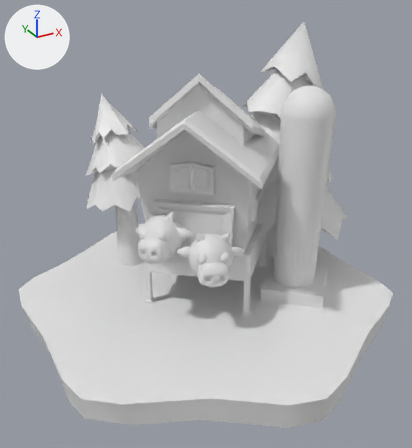
Before and after pictures for a commit that changed the FBX model Assets/Art/Models/Forest Region/Forest_DairyFarm00.fbx.
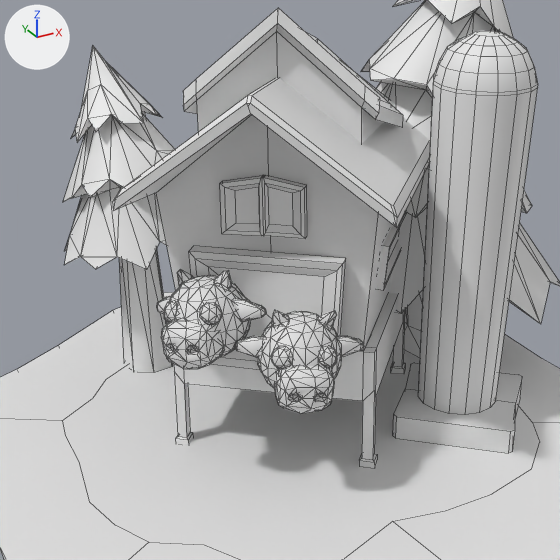
Old and new are each drawn whole from a camera (50 mm lens) standing at (-0.658, -1.198, 0.797) and looking at (-0.011, -0.021, 0.209) and again close up on the part from 13% to 84% of the width and 15% to 81% of the height. Every picture has the same lights, and +X, +Y and +Z are marked at upper left. The close-ups show mesh edges as thin lines. Materials are left out; every surface is plain grey. Where no turn or scale is listed for an object, it has been applied to the vertices.

Names of what the first close-up shows: 'Forest_DairyFarm'.
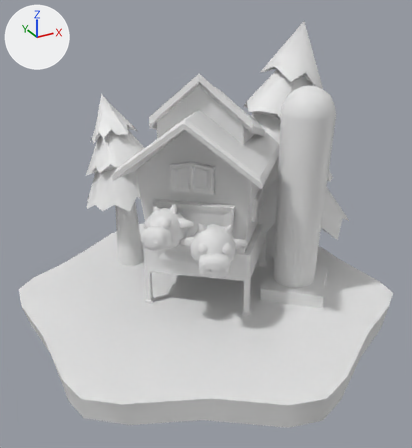
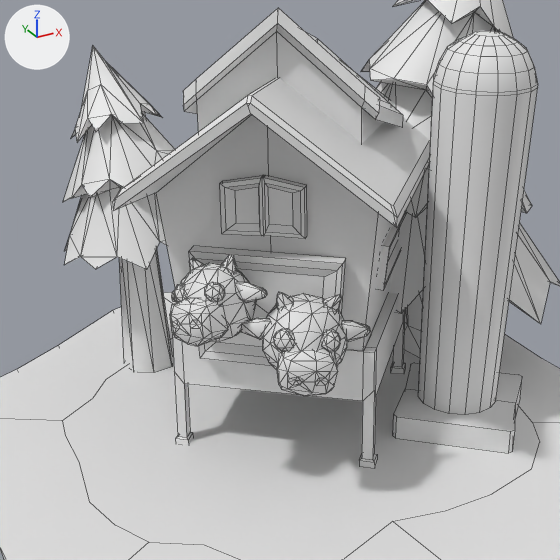
Pixel boxes [x1, y1, x2, y2] of what changed, in the close-ups (560 x 560 px; the box of a moved part takes in the faces that stretch with it):
part 1 of me_cylinder_008, moved or reshaped: before [234, 336, 264, 358]; after [240, 318, 269, 340]
part 2 of me_cylinder_008, moved or reshaped: before [320, 346, 337, 368]; after [321, 330, 341, 352]
part 3 of me_cylinder_008, moved or reshaped: before [338, 336, 364, 356]; after [342, 321, 370, 342]
part 4 of me_cylinder_008, moved or reshaped: before [272, 310, 289, 328]; after [276, 292, 293, 309]
part 5 of me_cylinder_008, moved or reshaped: before [317, 310, 336, 328]; after [323, 294, 342, 313]
part 6 of me_cylinder_008, moved or reshaped: before [271, 347, 293, 369]; after [273, 329, 295, 351]
part 7 of me_cylinder_008, moved or reshaped: before [157, 296, 171, 314]; after [172, 290, 176, 302]
part 8 of me_cylinder_008, moved or reshaped: before [199, 303, 222, 324]; after [204, 282, 225, 302]
part 9 of me_cylinder_008, moved or reshaped: before [233, 299, 266, 322]; after [237, 282, 267, 303]
part 10 of me_cylinder_008, moved or reshaped: before [177, 269, 193, 286]; after [189, 258, 203, 271]
part 11 of me_cylinder_008, moved or reshaped: before [214, 270, 232, 289]; after [220, 255, 237, 273]
part 12 of me_cylinder_008, moved or reshaped: before [164, 301, 177, 322]; after [174, 283, 185, 302]
part 13 of me_cylinder_008, rebuilt: before [258, 311, 341, 389]; after [262, 293, 347, 370]
part 14 of me_cylinder_008, rebuilt: before [166, 275, 251, 357]; after [176, 263, 256, 341]
part 15 of me_cylinder_008, rebuilt: before [274, 366, 334, 414]; after [277, 348, 338, 396]
part 16 of me_cylinder_008, added: after [170, 298, 228, 346]
part 17 of me_cylinder_008, deleted: before [161, 319, 224, 369]
part 18 of me_cylinder_008, moved or reshaped: before [189, 252, 346, 370]; after [189, 252, 346, 367]

What changed in the scene script:
```text
Change me_cylinder_008:
    remove me_cylinder_008.from_pydata(...)  # 1353 vertices, 2034 faces; spans x -0.462..0.525, y -0.503..0.514, z -0.062..0.677
    add me_cylinder_008.from_pydata(...)  # 1165 vertices, 1616 faces; spans x -0.462..0.525, y -0.503..0.514, z -0.062..0.677
    me_cylinder_008 part 1: the loose piece of 20 vertices spanning x -0.139..-0.1, y -0.14..-0.103, z 0.184..0.213 is scaled about its middle by (0.932, 1.07, 1), then moved by (0.003, -0.006, 0.027)
    me_cylinder_008 part 2: the loose piece of 24 vertices spanning x -0.066..-0.039, y -0.2..-0.179, z 0.185..0.211 is scaled about its middle by (1.02, 0.954, 1), then moved by (-0.003, -0.011, 0.027)
    me_cylinder_008 part 3: the loose piece of 21 vertices spanning x -0.035..0.012, y -0.172..-0.16, z 0.179..0.208 is turned -4.2 degrees about the z axis through its middle, then moved by (-0.001, -0.014, 0.027)
    me_cylinder_008 part 4: the loose piece of 16 vertices spanning x -0.099..-0.078, y -0.148..-0.127, z 0.221..0.247 is turned -4.2 degrees about the z axis through its middle, then moved by (0.002, -0.008, 0.027)
    me_cylinder_008 part 5: the loose piece of 18 vertices spanning x -0.05..-0.027, y -0.168..-0.147, z 0.218..0.245 is moved by (0.0, -0.012, 0.027)
    me_cylinder_008 part 6: the loose piece of 24 vertices spanning x -0.116..-0.092, y -0.182..-0.158, z 0.187..0.214 is moved by (-0.001, -0.007, 0.027)
    me_cylinder_008 part 7: the loose piece of 20 vertices spanning x -0.191..-0.174, y -0.028..0.017, z 0.207..0.237 is multiplied about its middle by the matrix ((0.901, 0.088, 0.061), (-0.096, 0.892, 0.132), (-0.048, -0.138, 0.895)), then moved by (0.006, -0.029, 0.026)
    me_cylinder_008 part 8: the loose piece of 24 vertices spanning x -0.179..-0.15, y -0.108..-0.086, z 0.23..0.256 is multiplied about its middle by the matrix ((0.901, 0.088, 0.061), (-0.096, 0.892, 0.132), (-0.048, -0.138, 0.895)), then moved by (-0.002, -0.018, 0.036)
    me_cylinder_008 part 9: the loose piece of 21 vertices spanning x -0.138..-0.097, y -0.117..-0.084, z 0.224..0.252 is multiplied about its middle by the matrix ((0.901, 0.088, 0.061), (-0.096, 0.892, 0.132), (-0.048, -0.138, 0.895)), then moved by (-0.007, -0.023, 0.034)
    me_cylinder_008 part 10: the loose piece of 16 vertices spanning x -0.173..-0.154, y -0.039..-0.015, z 0.248..0.274 is multiplied about its middle by the matrix ((0.901, 0.088, 0.061), (-0.096, 0.892, 0.132), (-0.048, -0.138, 0.895)), then moved by (0.005, -0.023, 0.024)
    me_cylinder_008 part 11: the loose piece of 18 vertices spanning x -0.147..-0.125, y -0.082..-0.06, z 0.258..0.286 is multiplied about its middle by the matrix ((0.901, 0.088, 0.061), (-0.096, 0.892, 0.132), (-0.048, -0.138, 0.895)), then moved by (-0.001, -0.02, 0.028)
    me_cylinder_008 part 12: the loose piece of 24 vertices spanning x -0.206..-0.189, y -0.066..-0.039, z 0.221..0.248 is multiplied about its middle by the matrix ((0.901, 0.088, 0.061), (-0.096, 0.892, 0.132), (-0.048, -0.138, 0.895)), then moved by (0.005, -0.021, 0.032)
    me_cylinder_008 part 13: the loose piece of 124 vertices spanning x -0.119..-0.013, y -0.195..-0.085, z 0.131..0.238 is rebuilt with 73 vertices and now spans x -0.118..-0.01, y -0.203..-0.088, z 0.157..0.265
    me_cylinder_008 part 14: the loose piece of 124 vertices spanning x -0.203..-0.091, y -0.108..-0.002, z 0.164..0.272 is rebuilt with 70 vertices and now spans x -0.199..-0.098, y -0.128..-0.035, z 0.202..0.299
    me_cylinder_008 part 15: the loose piece of 92 vertices spanning x -0.118..-0.043, y -0.214..-0.148, z 0.129..0.194 is rebuilt with 53 vertices and now spans x -0.122..-0.045, y -0.224..-0.156, z 0.155..0.221
    me_cylinder_008 part 16: a new loose piece of 48 vertices spanning x -0.216..-0.156, y -0.142..-0.069, z 0.212..0.273
    me_cylinder_008 part 17: the loose piece of 92 vertices spanning x -0.22..-0.149, y -0.122..-0.043, z 0.17..0.235 is deleted
    me_cylinder_008 part 18: 8 vertices moved from x -0.154..-0.006, y -0.153..-0.015, z 0.141..0.165 to x -0.146..0.001, y -0.141..-0.003, z 0.141..0.165
```
